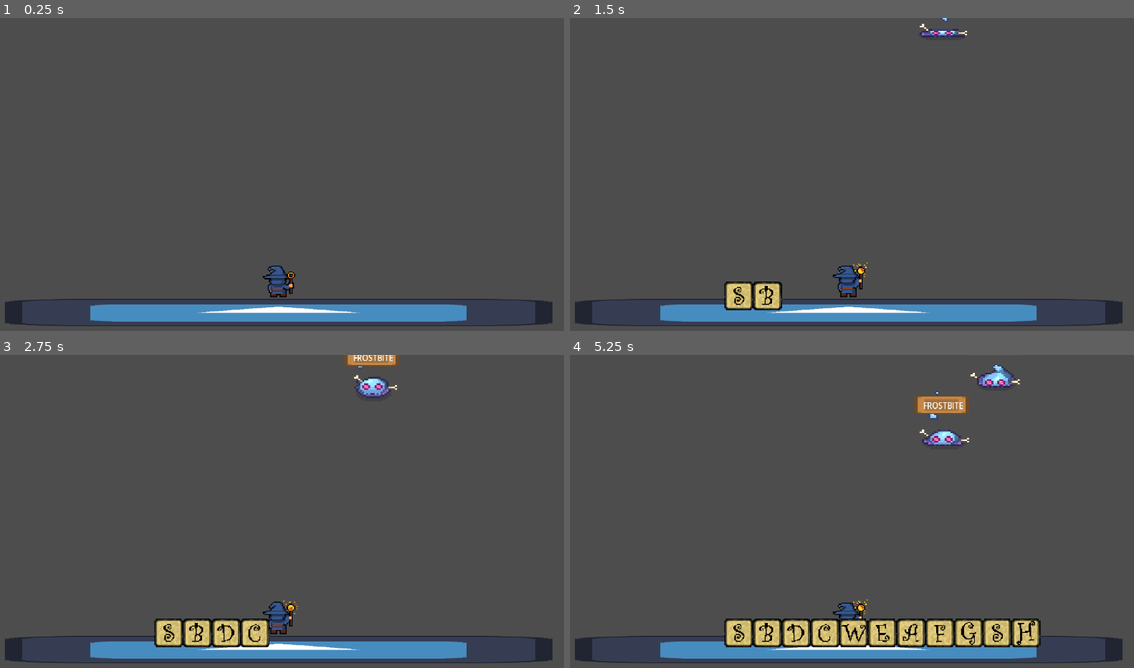
Above: before the commit, frames 1-4 (two rows, left to right).
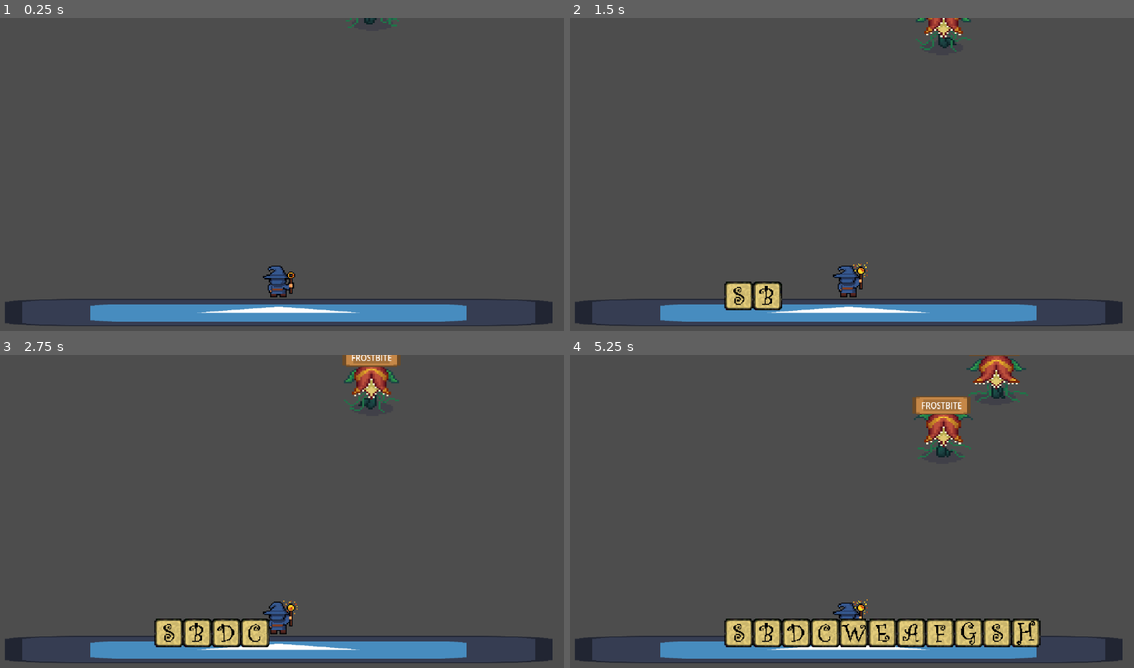
Above: after the commit, the same moments.

Repository: Mark-0909/Type-Wizard-Tower-Defense
Game: Godot game, scene res://nodes/main.tscn
Two runs of this game, one before a commit and one after it. Both use one fixed random seed, a clock stepped at 60 frames per second and the inputs below. The engine's default icon, where the game draws it, is replaced by a stand-in: a white triangle on a blue panel in a dark square.
Inputs:
- Up to frame 1 (0.25 s): no input
- Up to frame 2 (1.5 s): tap Enter at 0.5 s; hold D 0.53-1.28 s; tap Space (Clear) at 0.6 s; hold S from 1.28 s (still down); tap B at 1.35 s
- Up to frame 3 (2.75 s): release S at 2.03 s; hold D from 2.03 s (still down); tap C at 2.1 s
- Up to frame 4 (5.25 s): release D at 2.78 s; hold W 2.78-3.53 s; tap one key every 0.75 s from 2.85 s: E F G H; hold A 3.53-5.03 s; hold S from 5.03 s (still down)

The runs differ from the first frame. In frame 1, less than 0.1% of the frame differs, in the area x 61-71%, y 0-4%; in frame 2, 0.6%; in frame 3, 1.0%; in frame 4, 2.0%, in the area x 60-82%, y 0-34%.

Commit message:
added plant 1

Diff:
--- a/nodes/enemy4.tscn
+++ b/nodes/enemy4.tscn
@@ -278,7 +278,7 @@
 sprite_frames = SubResource("SpriteFrames_t3iou")
 animation = &"idle"
 autoplay = "default"
-frame_progress = 0.495
+frame_progress = 0.966151
 
 [node name="RayCast2D" type="RayCast2D" parent="."]
 position = Vector2(0, 63.4477)
--- /dev/null
+++ b/nodes/enemy5.tscn
@@ -0,0 +1,263 @@
+[gd_scene load_steps=37 format=3 uid="uid://br2uv1wsp3w5k"]
+
+[ext_resource type="Script" path="res://scripts/enemy_1.gd" id="1_o7lcx"]
+[ext_resource type="Texture2D" uid="uid://bopxuqvcxfgs5" path="res://assets/enemy/plant1/Plant1_Attack_full.png" id="2_wj2v3"]
+[ext_resource type="Texture2D" uid="uid://bw75y802vn7fn" path="res://assets/enemy/plant1/Plant1_Death_full.png" id="3_f1krc"]
+[ext_resource type="Texture2D" uid="uid://0ut54bucjspm" path="res://assets/enemy/plant1/Plant1_Run_full.png" id="4_0p8mf"]
+[ext_resource type="Texture2D" uid="uid://c14361ji0kjwh" path="res://assets/enemy/plant1/Plant1_Idle_full.png" id="5_4ohyw"]
+[ext_resource type="Texture2D" uid="uid://bvjs16alm5n87" path="res://assets/tilemap_packed.png" id="6_vws0s"]
+
+[sub_resource type="AtlasTexture" id="AtlasTexture_3swqk"]
+atlas = ExtResource("2_wj2v3")
+region = Rect2(0, 0, 64, 64)
+
+[sub_resource type="AtlasTexture" id="AtlasTexture_ijw2b"]
+atlas = ExtResource("2_wj2v3")
+region = Rect2(64, 0, 64, 64)
+
+[sub_resource type="AtlasTexture" id="AtlasTexture_a86yq"]
+atlas = ExtResource("2_wj2v3")
+region = Rect2(128, 0, 64, 64)
+
+[sub_resource type="AtlasTexture" id="AtlasTexture_g6mhx"]
+atlas = ExtResource("2_wj2v3")
+region = Rect2(192, 0, 64, 64)
+
+[sub_resource type="AtlasTexture" id="AtlasTexture_xrd61"]
+atlas = ExtResource("2_wj2v3")
+region = Rect2(256, 0, 64, 64)
+
+[sub_resource type="AtlasTexture" id="AtlasTexture_fb3u7"]
+atlas = ExtResource("2_wj2v3")
+region = Rect2(320, 0, 64, 64)
+
+[sub_resource type="AtlasTexture" id="AtlasTexture_vxxnf"]
+atlas = ExtResource("2_wj2v3")
+region = Rect2(384, 0, 64, 64)
+
+[sub_resource type="AtlasTexture" id="AtlasTexture_e023x"]
+atlas = ExtResource("3_f1krc")
+region = Rect2(0, 0, 64, 64)
+
+[sub_resource type="AtlasTexture" id="AtlasTexture_qspob"]
+atlas = ExtResource("3_f1krc")
+region = Rect2(64, 0, 64, 64)
+
+[sub_resource type="AtlasTexture" id="AtlasTexture_0gned"]
+atlas = ExtResource("3_f1krc")
+region = Rect2(128, 0, 64, 64)
+
+[sub_resource type="AtlasTexture" id="AtlasTexture_ijy6k"]
+atlas = ExtResource("3_f1krc")
+region = Rect2(192, 0, 64, 64)
+
+[sub_resource type="AtlasTexture" id="AtlasTexture_blo7q"]
+atlas = ExtResource("3_f1krc")
+region = Rect2(320, 0, 64, 64)
+
+[sub_resource type="AtlasTexture" id="AtlasTexture_5dbc5"]
+atlas = ExtResource("3_f1krc")
+region = Rect2(384, 0, 64, 64)
+
+[sub_resource type="AtlasTexture" id="AtlasTexture_r07eh"]
+atlas = ExtResource("3_f1krc")
+region = Rect2(512, 0, 64, 64)
+
+[sub_resource type="AtlasTexture" id="AtlasTexture_ik1gr"]
+atlas = ExtResource("3_f1krc")
+region = Rect2(576, 0, 64, 64)
+
+[sub_resource type="AtlasTexture" id="AtlasTexture_j541d"]
+atlas = ExtResource("4_0p8mf")
+region = Rect2(0, 0, 64, 64)
+
+[sub_resource type="AtlasTexture" id="AtlasTexture_clflw"]
+atlas = ExtResource("4_0p8mf")
+region = Rect2(64, 0, 64, 64)
+
+[sub_resource type="AtlasTexture" id="AtlasTexture_dssa3"]
+atlas = ExtResource("4_0p8mf")
+region = Rect2(128, 0, 64, 64)
+
+[sub_resource type="AtlasTexture" id="AtlasTexture_jc2ec"]
+atlas = ExtResource("4_0p8mf")
+region = Rect2(192, 0, 64, 64)
+
+[sub_resource type="AtlasTexture" id="AtlasTexture_dhfv5"]
+atlas = ExtResource("4_0p8mf")
+region = Rect2(256, 0, 64, 64)
+
+[sub_resource type="AtlasTexture" id="AtlasTexture_eaetf"]
+atlas = ExtResource("4_0p8mf")
+region = Rect2(320, 0, 64, 64)
+
+[sub_resource type="AtlasTexture" id="AtlasTexture_skogb"]
+atlas = ExtResource("4_0p8mf")
+region = Rect2(384, 0, 64, 64)
+
+[sub_resource type="AtlasTexture" id="AtlasTexture_v5hx3"]
+atlas = ExtResource("4_0p8mf")
+region = Rect2(448, 0, 64, 64)
+
+[sub_resource type="AtlasTexture" id="AtlasTexture_yi0pf"]
+atlas = ExtResource("5_4ohyw")
+region = Rect2(0, 0, 64, 64)
+
+[sub_resource type="AtlasTexture" id="AtlasTexture_qk604"]
+atlas = ExtResource("5_4ohyw")
+region = Rect2(64, 0, 64, 64)
+
+[sub_resource type="AtlasTexture" id="AtlasTexture_tmd7p"]
+atlas = ExtResource("5_4ohyw")
+region = Rect2(128, 0, 64, 64)
+
+[sub_resource type="AtlasTexture" id="AtlasTexture_4u6wg"]
+atlas = ExtResource("5_4ohyw")
+region = Rect2(192, 0, 64, 64)
+
+[sub_resource type="SpriteFrames" id="SpriteFrames_t3iou"]
+animations = [{
+"frames": [{
+"duration": 1.0,
+"texture": SubResource("AtlasTexture_3swqk")
+}, {
+"duration": 1.0,
+"texture": SubResource("AtlasTexture_ijw2b")
+}, {
+"duration": 1.0,
+"texture": SubResource("AtlasTexture_a86yq")
+}, {
+"duration": 1.0,
+"texture": SubResource("AtlasTexture_g6mhx")
+}, {
+"duration": 1.0,
+"texture": SubResource("AtlasTexture_xrd61")
+}, {
+"duration": 1.0,
+"texture": SubResource("AtlasTexture_fb3u7")
+}, {
+"duration": 1.0,
+"texture": SubResource("AtlasTexture_vxxnf")
+}],
+"loop": true,
+"name": &"attack",
+"speed": 9.0
+}, {
+"frames": [{
+"duration": 1.0,
+"texture": SubResource("AtlasTexture_e023x")
+}, {
+"duration": 1.0,
+"texture": SubResource("AtlasTexture_qspob")
+}, {
+"duration": 1.0,
+"texture": SubResource("AtlasTexture_0gned")
+}, {
+"duration": 1.0,
+"texture": SubResource("AtlasTexture_ijy6k")
+}, {
+"duration": 1.0,
+"texture": SubResource("AtlasTexture_blo7q")
+}, {
+"duration": 1.0,
+"texture": SubResource("AtlasTexture_5dbc5")
+}, {
+"duration": 1.0,
+"texture": SubResource("AtlasTexture_r07eh")
+}, {
+"duration": 1.0,
+"texture": SubResource("AtlasTexture_ik1gr")
+}],
+"loop": true,
+"name": &"death",
+"speed": 9.0
+}, {
+"frames": [{
+"duration": 1.0,
+"texture": SubResource("AtlasTexture_j541d")
+}, {
+"duration": 1.0,
+"texture": SubResource("AtlasTexture_clflw")
+}, {
+"duration": 1.0,
+"texture": SubResource("AtlasTexture_dssa3")
+}, {
+"duration": 1.0,
+"texture": SubResource("AtlasTexture_jc2ec")
+}, {
+"duration": 1.0,
+"texture": SubResource("AtlasTexture_dhfv5")
+}, {
+"duration": 1.0,
+"texture": SubResource("AtlasTexture_eaetf")
+}, {
+"duration": 1.0,
+"texture": SubResource("AtlasTexture_skogb")
+}, {
+"duration": 1.0,
+"texture": SubResource("AtlasTexture_v5hx3")
+}],
+"loop": true,
+"name": &"default",
+"speed": 9.0
+}, {
+"frames": [{
+"duration": 1.0,
+"texture": SubResource("AtlasTexture_yi0pf")
+}, {
+"duration": 1.0,
+"texture": SubResource("AtlasTexture_qk604")
+}, {
+"duration": 1.0,
+"texture": SubResource("AtlasTexture_tmd7p")
+}, {
+"duration": 1.0,
+"texture": SubResource("AtlasTexture_4u6wg")
+}],
+"loop": true,
+"name": &"idle",
+"speed": 9.0
+}]
+
+[sub_resource type="CircleShape2D" id="CircleShape2D_hg4es"]
+radius = 51.5261
+
+[sub_resource type="AtlasTexture" id="AtlasTexture_nr2my"]
+atlas = ExtResource("6_vws0s")
+region = Rect2(176, 0, 16, 16)
+
+[node name="plant1" type="CharacterBody2D" groups=["enemy"]]
+scale = Vector2(2.2955, 2.19078)
+script = ExtResource("1_o7lcx")
+
+[node name="AnimatedSprite2D" type="AnimatedSprite2D" parent="."]
+position = Vector2(7.62939e-06, -9.35741)
+scale = Vector2(4.65585, 3.87276)
+sprite_frames = SubResource("SpriteFrames_t3iou")
+autoplay = "default"
+frame_progress = 0.48006
+
+[node name="RayCast2D" type="RayCast2D" parent="."]
+position = Vector2(0, 63.4477)
+target_position = Vector2(-0.435635, 6.84688)
+
+[node name="CollisionShape2D" type="CollisionShape2D" parent="."]
+position = Vector2(0.217816, -10.2703)
+shape = SubResource("CircleShape2D_hg4es")
+
+[node name="TextureRect" type="TextureRect" parent="."]
+offset_left = -67.959
+offset_top = -96.7692
+offset_right = -27.959
+offset_bottom = -56.7692
+scale = Vector2(3.30676, 1.09567)
+texture = SubResource("AtlasTexture_nr2my")
+
+[node name="word" type="Label" parent="."]
+offset_left = -49.2267
+offset_top = -90.8352
+offset_right = 35.7733
+offset_bottom = -67.8352
+scale = Vector2(1.10938, 1.3589)
+text = "WORDSSSS"
+horizontal_alignment = 1
--- a/scripts/main.gd
+++ b/scripts/main.gd
@@ -23,7 +23,7 @@
 var velocity:float = 100.0
 
 # Enemies
-const ENEMY_1 = preload("res://nodes/enemy4.tscn")
+const ENEMY_1 = preload("res://nodes/enemy5.tscn")
 
 @onready var game_manager: Node = $GameManager
 @onready var typing_container: Control = $Typingcontainer
Binary file added: assets/enemy/plant1/Plant1_Attack_full.png
Not shown, added: assets/enemy/plant1/Plant1_Attack_full.png.import
Binary file added: assets/enemy/plant1/Plant1_Death_full.png
Not shown, added: assets/enemy/plant1/Plant1_Death_full.png.import
Binary file added: assets/enemy/plant1/Plant1_Idle_full.png
Not shown, added: assets/enemy/plant1/Plant1_Idle_full.png.import
Binary file added: assets/enemy/plant1/Plant1_Run_full.png
Not shown, added: assets/enemy/plant1/Plant1_Run_full.png.import
